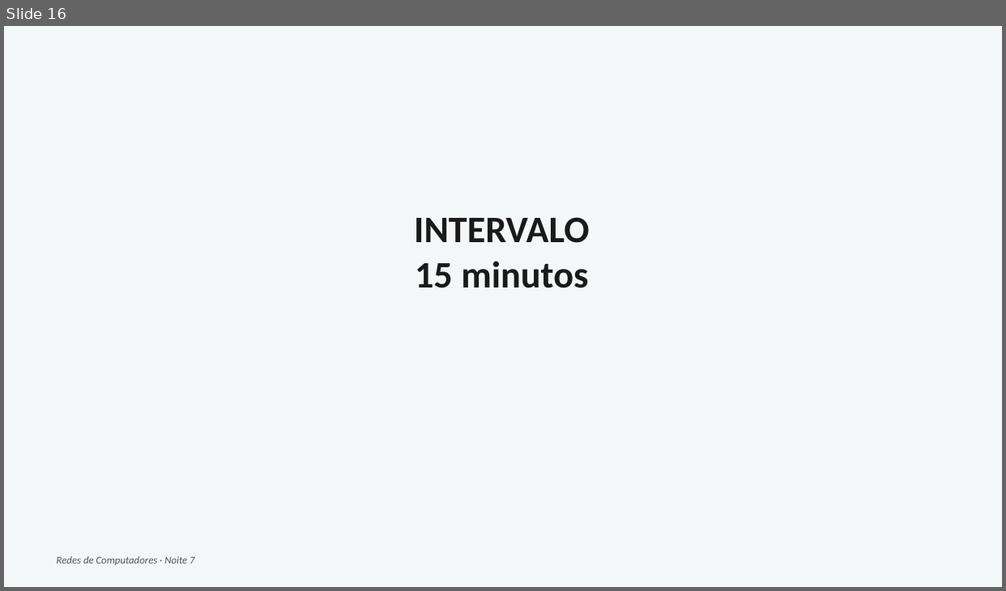
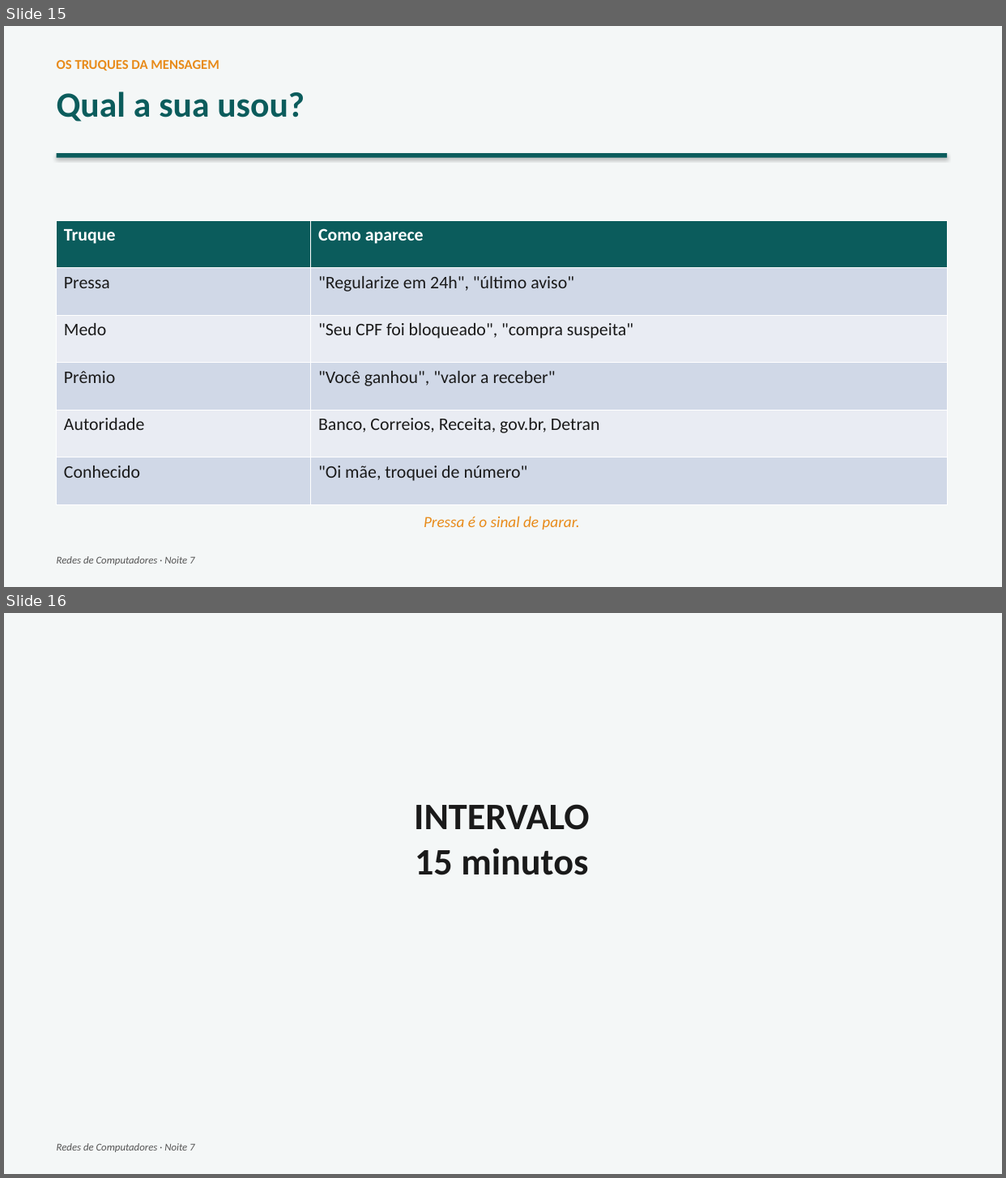
Before and after one commit to joninedel-prog/gerador_contratos, a slide deck: Aula - Redes 7 - Nomes na rede.pptx. Shown one above the other, each under a label of ours: slide 16 before the commit, slides 15 and 16 after it. The pictures are 1006x591 and 1006x1178 pixels, drawn with LibreOffice and Linux fonts; fonts in the diff are those of the drawing. Boxes give left, top, right and bottom in pixels: in the first picture for what was removed or moved away, otherwise in the second. Text is boxed around its words. In the diff, an @@ line names an element or a change of style, - is before the commit and + after.

```diff
--- a/Aula - Redes 7 - Nomes na rede.pptx
+++ b/Aula - Redes 7 - Nomes na rede.pptx
@@ slide 15 added at <box>4,26,1002,587</box>, background #FFFFFF @@
@@ rectangle added at <box>4,26,1002,587</box>, fill #F4F7F7 @@
@@ text added at <box>57,60,219,71</box>, 13 pt, text #E88B1A, bold @@
+OS TRUQUES DA MENSAGEM
@@ text added at <box>57,92,305,122</box>, 34 pt, text #0B5C5C, bold @@
+Qual a sua usou?
@@ rectangle added at <box>57,153,948,158</box>, fill #0B5C5C @@
@@ table added at <box>57,220,948,506</box>, 6 rows, 2 columns @@
+Truque | Como aparece
+Pressa | "Regularize em 24h", "último aviso"
+Medo | "Seu CPF foi bloqueado", "compra suspeita"
+Prêmio | "Você ganhou", "valor a receber"
+Autoridade | Banco, Correios, Receita, gov.br, Detran
+Conhecido | "Oi mãe, troquei de número"
@@ text added at <box>424,516,579,530</box>, 15 pt, text #E88B1A, italic @@
+Pressa é o sinal de parar.
@@ text added at <box>57,557,194,565</box>, 10 pt, text #555555, italic @@
+Redes de Computadores · Noite 7
```
Also in this commit, not shown: 1 slide changed, 1 slide removed, 5 other files.
